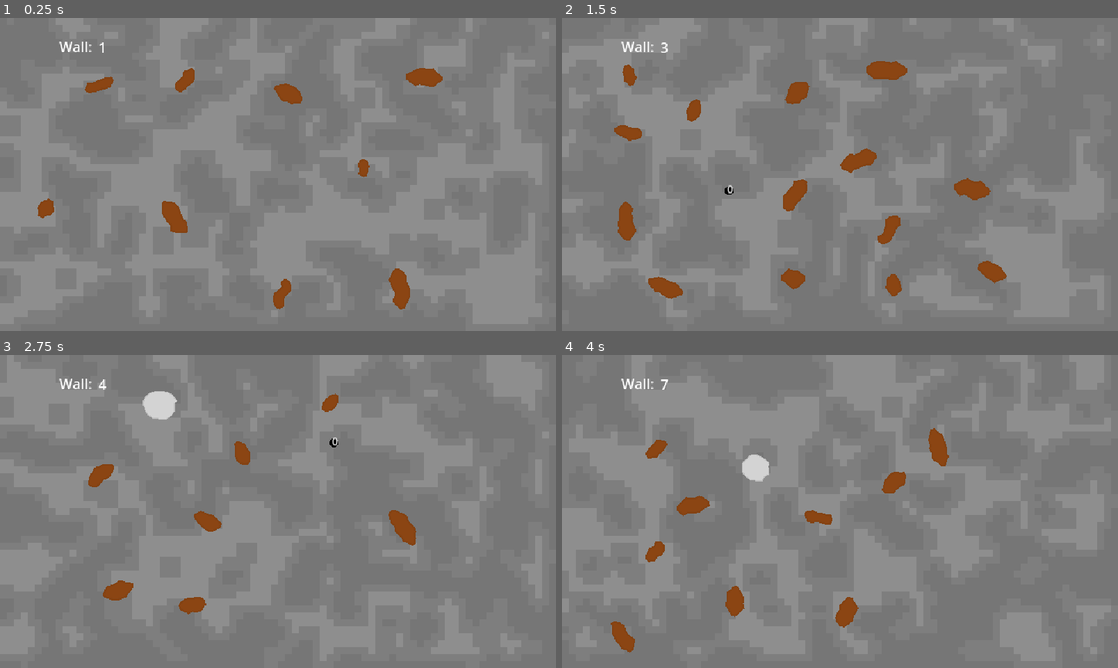
Above: before the commit, frames 1-4 (two rows, left to right).
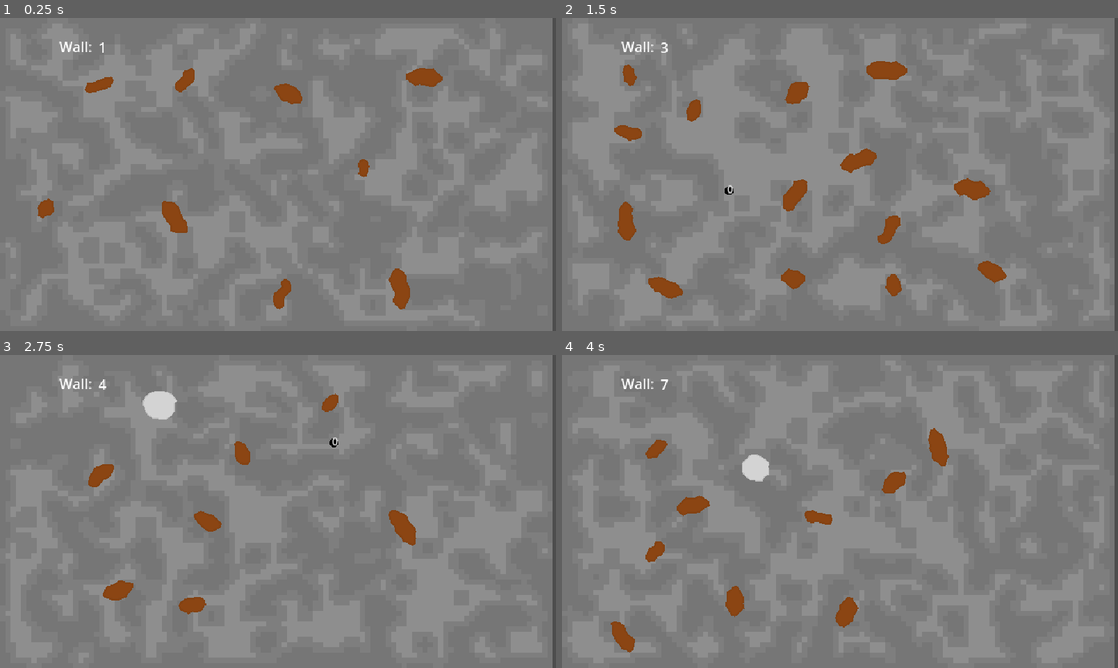
Above: after the commit, the same moments.

Repository: BrodeyYendall/MiningGameGodot
Game: Godot game, scene res://game.tscn
The game is run twice, just before and just after one commit, with the same random seed, the same clock (stepped at 60 frames per second) and the same inputs.
Inputs (mouse positions are in pixels of both pictures, inside the frame that each line leads up to):
- Up to frame 1 (0.25 s): no input
- Up to frame 2 (1.5 s): tap Enter at 0.5, 0.6 s; move the mouse to (962, 158) at 0.52 s; click (962, 158) at 0.67 s; tap Space at 0.77, 1.25 s; move the mouse to (728, 190) at 1.27 s; tap Tab at 1.35 s; click (728, 190) at 1.42 s
- Up to frame 3 (2.75 s): tap Space at 1.52 s; tap Enter at 2, 2.1 s; move the mouse to (333, 442) at 2.02 s; click (333, 442) at 2.17 s
- Up to frame 4 (4 s): tap Space at 2.75, 3.02, 3.77 s; move the mouse to (812, 574) at 2.77 s; tap Tab at 2.85 s; click (812, 574) at 2.92 s; tap Enter at 3.5, 3.6 s; move the mouse to (1006, 558) at 3.52 s; click (1006, 558) at 3.67 s

The runs differ from the first frame. In frame 1, 0.6% of the frame differs, in the area x 99-100%, y 0-100%; in frame 2, 0.6%; in frame 3, 0.6%; in frame 4, 0.6%, in the area x 13-100%, y 0-100%.

Commit message:
Cutouts now create transparency in the wall

Diff:
--- a/background.gd
+++ b/background.gd
@@ -8,9 +8,9 @@
 
 var current_rock_colors = 0
 var background_generation_thread: Thread = Thread.new()
+var cutouts_to_render: PackedVector2Array = []
+var cutout_indices: Array[int] = [0]
 
-func _ready():
-	scale = Vector2(8, 8)
 
 func with_data(wall_count: int):
 	current_rock_colors = ROCK_COLORS[1] # TODO Do this properly by handling this object being reset
@@ -20,15 +20,20 @@
 func render():
 	var generated_background = background_generation_thread.wait_to_finish()
 
-	texture = generated_background[0]
-	texture_filter = CanvasItem.TextureFilter.TEXTURE_FILTER_NEAREST # Changes sprite scaling to stop the texture becoming blurry
-	image_changed.emit(generated_background[1])
+	$subview/render.scale = Vector2(6, 6)
+	$subview/render.texture = generated_background[0]
+	$subview/render.texture_filter = CanvasItem.TextureFilter.TEXTURE_FILTER_NEAREST # Changes sprite scaling to stop the texture becoming blurry
+	$subview/render.queue_redraw()
+	texture = await get_subview_texture()
+	$subview/render.scale = Vector2(1, 1)
+
+	image_changed.emit($subview.get_texture().get_image())
 
 func generate_background(wall_count: int, window_size: Vector2, rock_colors: Array) -> Array:
 	# Due to background generations occuring in the background, calls to the base rng will occur at random times,
 	# causing undeterministic rng/games. We use a seperate RNG for backgrounds to fix this.
 	var rng = RandomNumberGenerator.new()
-	window_size /= 4
+	window_size /= 6
 	var map: Array = create_background_matrix(window_size.x, window_size.y)
 
 	for x in range(window_size.x):
@@ -96,3 +101,24 @@
 		height_array[i] = width_array
 
 	return height_array
+
+func get_subview_texture():
+	$subview.set_update_mode(SubViewport.UPDATE_ONCE)
+	await RenderingServer.frame_post_draw
+
+	return ImageTexture.create_from_image($subview.get_texture().get_image() )
+
+func _on_cutout_queue_render_cutout(cutout_Vertices: PackedVector2Array):
+	cutouts_to_render.append_array(cutout_Vertices)
+	cutout_indices.append(cutout_indices[-1] + cutout_Vertices.size())
+	$subview/render.texture = texture
+
+	await RenderingServer.frame_pre_draw
+
+	$subview/render.material.set_shader_parameter("polygon_points", cutouts_to_render)
+	$subview/render.material.set_shader_parameter("polygon_indices", cutout_indices)
+	$subview/render.material.set_shader_parameter("polygon_count", cutout_indices.size())
+
+	texture = await get_subview_texture()
+	cutouts_to_render = PackedVector2Array()
+	cutout_indices = [0]
--- /dev/null
+++ b/background.tscn
@@ -0,0 +1,22 @@
+[gd_scene load_steps=4 format=3 uid="uid://d2bvw7tp5jk4l"]
+
+[ext_resource type="Script" path="res://background.gd" id="1_8acjo"]
+[ext_resource type="Shader" path="res://cutout/wall_transparency_shader.gdshader" id="2_goem8"]
+
+[sub_resource type="ShaderMaterial" id="ShaderMaterial_ki05r"]
+shader = ExtResource("2_goem8")
+shader_parameter/polygon_points = null
+shader_parameter/polygon_indices = null
+shader_parameter/polygon_count = 0
+
+[node name="background" type="Sprite2D"]
+centered = false
+script = ExtResource("1_8acjo")
+
+[node name="subview" type="SubViewport" parent="."]
+transparent_bg = true
+size = Vector2i(640, 360)
+
+[node name="render" type="Sprite2D" parent="subview"]
+material = SubResource("ShaderMaterial_ki05r")
+centered = false
--- a/cutout/cutout.gd
+++ b/cutout/cutout.gd
@@ -21,7 +21,7 @@
 	$hitbox.set_polygon(cutout_vertices)
 
 func _draw():
-	draw_colored_polygon(cutout_vertices, Color(Color.BLACK, 0.5))
+	draw_colored_polygon(cutout_vertices, Color(Color.BLACK, 0.2))
 
 func add_ore(ore: Ore):
 	if related_falling_cutout == null:
--- a/cutout/cutout_queue.gd
+++ b/cutout/cutout_queue.gd
@@ -5,6 +5,7 @@
 var generated_wall_image: Image
 
 signal ore_cutout(ore: OreTypes.OreType)
+signal render_cutout(cutout_vertices: PackedVector2Array)
 
 var queue = {}
 var cutout_map = {} # A map pointing a crack to the cutouts that use it.
@@ -51,6 +52,7 @@
 		falling_cutout.cutout_offscreen.connect(_falling_cutout_offscreen)
 		$"../falling_cutout_holder".add_child(falling_cutout)
 
+		render_cutout.emit(cutout.cutout_vertices)
 		check_for_cutout_merge(cutout)
 
 		queue[cutout_id] = null
--- a/cutout/falling_cutout.gd
+++ b/cutout/falling_cutout.gd
@@ -41,7 +41,7 @@
 			var world_pos = Vector2(x, y) + Vector2(min_x, min_y)
 			var inside_polygon = Geometry2D.is_point_in_polygon(world_pos, cutout_vertices)
 			if inside_polygon:
-				var color = background_image.get_pixelv(world_pos / 8)
+				var color = background_image.get_pixelv(world_pos)
 				image.set_pixel(x, y, color)
 			else:
 				image.set_pixel(x, y, Color(0, 0, 0, 0)) # Set transparency outside the polygon
--- /dev/null
+++ b/cutout/wall_transparency_shader.gdshader
@@ -0,0 +1,43 @@
+shader_type canvas_item;
+
+
+uniform vec2 polygon_points[2000];
+uniform int polygon_indices[5];
+uniform int polygon_count = 0;
+
+bool is_point_in_polygon(vec2 point, vec2 polygon[2000], int polygonMin, int polygonMax) {
+    int intersections = 0;
+	int size = polygonMax - polygonMin;
+
+    for (int i = polygonMin; i < polygonMax; i++) {
+        vec2 v1 = polygon_points[i];
+
+		int nextIndex = i + 1;
+		if(nextIndex >= polygonMax) {
+			nextIndex -= size;
+		}
+        vec2 v2 = polygon_points[nextIndex];
+
+        // Check if the ray intersects with the edge of the polygon
+        if (((v1.y > point.y) != (v2.y > point.y)) &&
+            (point.x < (v2.x - v1.x) * (point.y - v1.y) / (v2.y - v1.y) + v1.x)) {
+            intersections++;
+        }
+    }
+
+    // The point is inside the polygon if the number of intersections is odd
+    return (intersections % 2) == 1;
+}
+
+void fragment() {
+	for(int i = 1; i < polygon_count; i++) {
+		bool result = is_point_in_polygon(FRAGCOORD.xy, polygon_points, polygon_indices[i - 1], polygon_indices[i]);
+		if(result) {
+			discard;
+		}
+	}
+
+    vec4 color = texture(TEXTURE, UV);
+    COLOR = color;
+
+}
--- /dev/null
+++ b/scenarios/weird-cutout-2.json
@@ -0,0 +1,30 @@
+{"additional_data":{"seed":1019108464},"timestamp":0,"type":"seed"}
+{"additional_data":{"x":286.333343505859,"y":204.333343505859},"timestamp":1237,"type":"create_hole"}
+{"additional_data":{"x":346.666687011719,"y":61.3333358764648},"timestamp":1485,"type":"create_hole"}
+{"additional_data":{"x":396.666687011719,"y":181},"timestamp":1734,"type":"create_hole"}
+{"additional_data":{"x":240.333343505859,"y":97.3333358764648},"timestamp":2049,"type":"create_hole"}
+{"additional_data":{"x":202,"y":12.6666669845581},"timestamp":2309,"type":"create_hole"}
+{"additional_data":{"x":147,"y":74.3333358764648},"timestamp":2558,"type":"create_hole"}
+{"additional_data":{"x":131.66667175293,"y":204.333343505859},"timestamp":2807,"type":"create_hole"}
+{"additional_data":{"x":289.333343505859,"y":58.3333358764648},"timestamp":3032,"type":"create_hole"}
+{"additional_data":{"x":321.333343505859,"y":33.3333358764648},"timestamp":3425,"type":"create_hole"}
+{"additional_data":{"x":456.333343505859,"y":58.6666679382324},"timestamp":3710,"type":"create_hole"}
+{"additional_data":{"x":531.666687011719,"y":119.66667175293},"timestamp":3959,"type":"create_hole"}
+{"additional_data":{"x":545,"y":208.66667175293},"timestamp":4220,"type":"create_hole"}
+{"additional_data":{"x":492,"y":30},"timestamp":4499,"type":"create_hole"}
+{"additional_data":{"x":559.333374023438,"y":171.66667175293},"timestamp":4789,"type":"create_hole"}
+{"additional_data":{"x":561.333374023438,"y":292.333343505859},"timestamp":5153,"type":"create_hole"}
+{"additional_data":{"x":448.666687011719,"y":355.666687011719},"timestamp":5414,"type":"create_hole"}
+{"additional_data":{"x":319.333343505859,"y":329.333343505859},"timestamp":5674,"type":"create_hole"}
+{"additional_data":{"x":367.333343505859,"y":259},"timestamp":5917,"type":"create_hole"}
+{"additional_data":{"x":475.666687011719,"y":272},"timestamp":6204,"type":"create_hole"}
+{"additional_data":{"x":498.666687011719,"y":334},"timestamp":6450,"type":"create_hole"}
+{"additional_data":{"x":508,"y":353.333343505859},"timestamp":6735,"type":"create_hole"}
+{"additional_data":{"x":227,"y":285},"timestamp":7086,"type":"create_hole"}
+{"additional_data":{"x":198.66667175293,"y":202.333343505859},"timestamp":7335,"type":"create_hole"}
+{"additional_data":{"x":133.66667175293,"y":298.333343505859},"timestamp":7711,"type":"create_hole"}
+{"additional_data":{"x":217,"y":348.333343505859},"timestamp":7986,"type":"create_hole"}
+{"additional_data":{"x":184.333343505859,"y":349.333343505859},"timestamp":10648,"type":"create_hole"}
+{"additional_data":{"x":83.3333358764648,"y":297.333343505859},"timestamp":11442,"type":"create_hole"}
+{"additional_data":{"x":44,"y":161},"timestamp":11825,"type":"create_hole"}
+{"additional_data":{"x":51,"y":92},"timestamp":12127,"type":"create_hole"}
--- a/wall.gd
+++ b/wall.gd
@@ -32,7 +32,7 @@
 	$contents/background.render()
 	InputManager.create_hole.connect(_create_hole)
 
-func set_collision_layers(node: Node2D):
+func set_collision_layers(node):
 	for child in node.get_children():
 		if child.has_method("set_collision_layer"):
 			child.set_collision_layer(collision_layer)
--- a/wall.tscn
+++ b/wall.tscn
@@ -1,7 +1,7 @@
 [gd_scene load_steps=6 format=3 uid="uid://dkkjnrvv1puwq"]
 
 [ext_resource type="Script" path="res://wall.gd" id="1_bc856"]
-[ext_resource type="Script" path="res://background.gd" id="3_hyv85"]
+[ext_resource type="PackedScene" uid="uid://d2bvw7tp5jk4l" path="res://background.tscn" id="2_udeak"]
 [ext_resource type="Script" path="res://cutout/cutout_queue.gd" id="4_agkfe"]
 [ext_resource type="Resource" uid="uid://by2xncyvekmvm" path="res://game_data/ore_spawn_levels.tres" id="5_bqbj5"]
 [ext_resource type="Script" path="res://ores/ore_generator.gd" id="5_ce6x1"]
@@ -11,8 +11,7 @@
 
 [node name="contents" type="Node2D" parent="."]
 
-[node name="background" type="Sprite2D" parent="contents"]
-script = ExtResource("3_hyv85")
+[node name="background" parent="contents" instance=ExtResource("2_udeak")]
 
 [node name="hole_holder" type="Node2D" parent="contents"]
 modulate = Color(1, 1, 1, 0.97)
@@ -35,3 +34,4 @@
 [connection signal="generate_background" from="." to="contents/ore_generator" method="_generate_ores"]
 [connection signal="image_changed" from="contents/background" to="cutout_queue" method="_on_background_image_changed"]
 [connection signal="ore_cutout" from="cutout_queue" to="." method="_ore_cutout"]
+[connection signal="render_cutout" from="cutout_queue" to="contents/background" method="_on_cutout_queue_render_cutout"]
